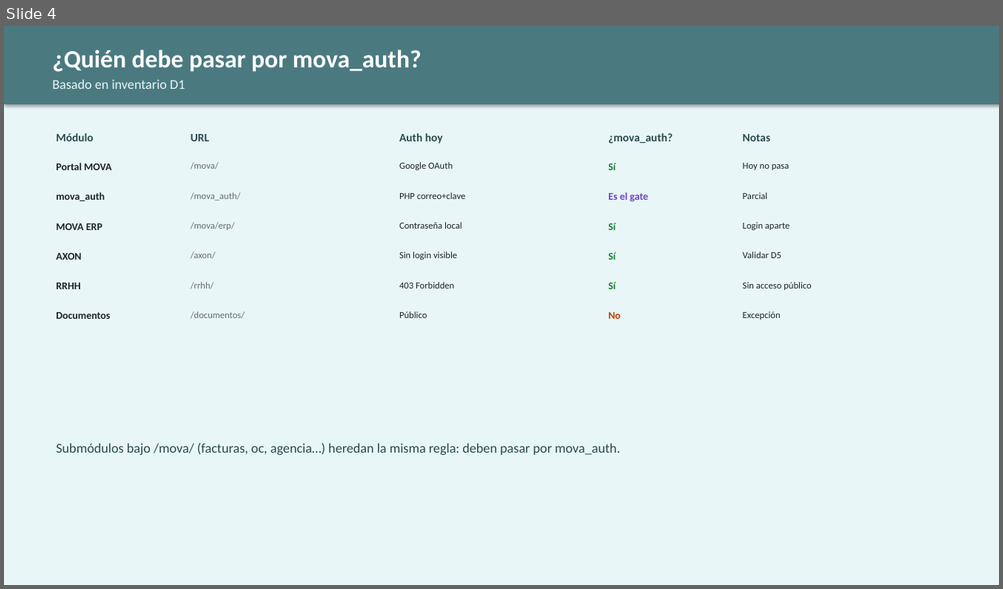
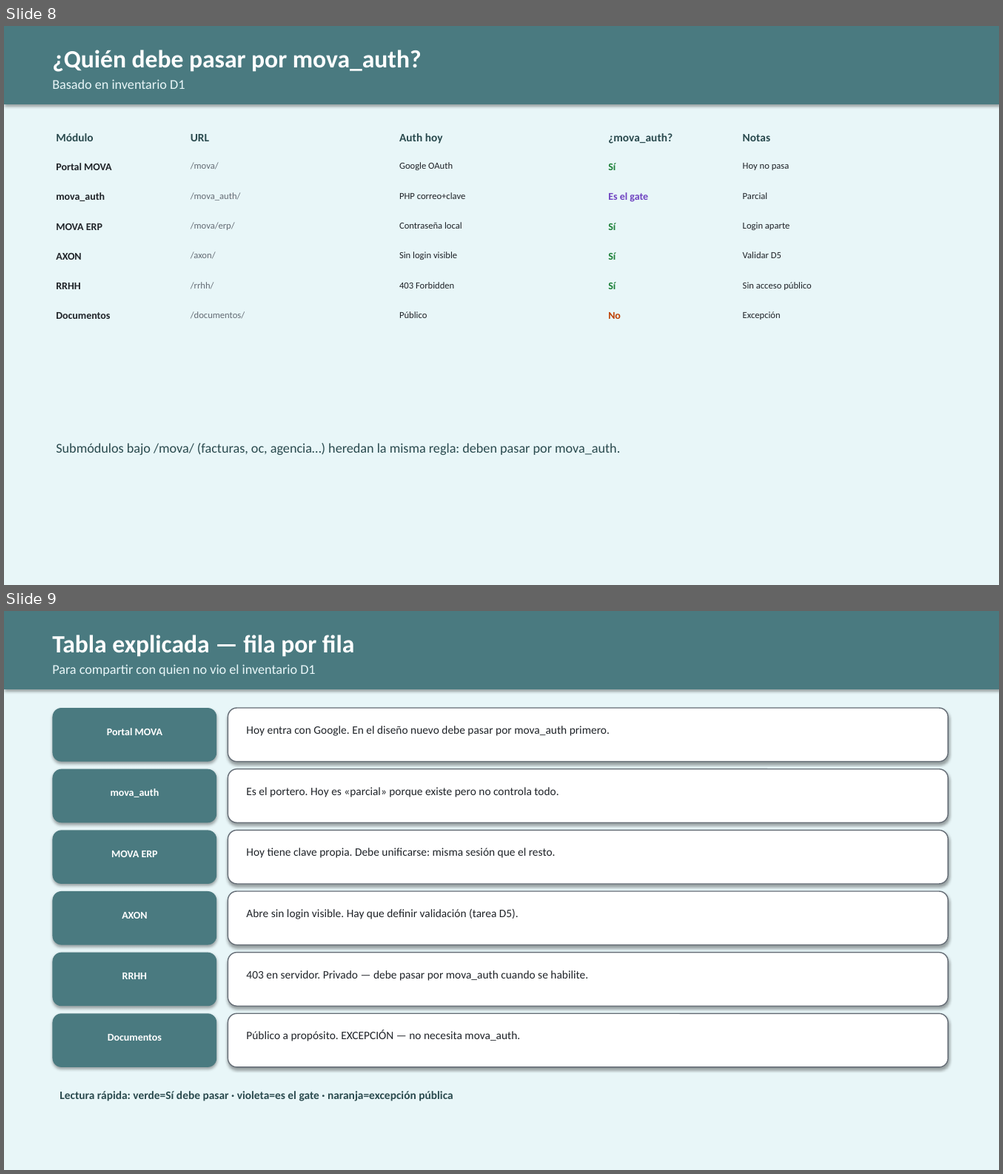
Before and after one commit to JosefaOgalde/organizacion, a slide deck: index/clientes/mkof/MOVA-D2-Reglas-mova_auth.pptx. Shown one above the other, each under a label of ours: slide 4 before the commit, slides 8 and 9 after it. The pictures are 1003x589 and 1003x1174 pixels, drawn with LibreOffice and Linux fonts; fonts in the diff are those of the drawing. Boxes give left, top, right and bottom in pixels: in the first picture for what was removed or moved away, otherwise in the second. Text is boxed around its words. In the diff, an @@ line names an element or a change of style, - is before the commit and + after.

```diff
--- a/index/clientes/mkof/MOVA-D2-Reglas-mova_auth.pptx
+++ b/index/clientes/mkof/MOVA-D2-Reglas-mova_auth.pptx
@@ slide 9 added at box(4, 611, 999, 1170), background #E8F6F8 @@
@@ rectangle added at box(4, 611, 999, 689), fill #4A7A80 @@
@@ text added at box(52, 635, 354, 657), 24 pt, text #FFFFFF, bold @@
+Tabla explicada — fila por fila
@@ text added at box(52, 664, 315, 676), 13 pt, text #E8F6F8 @@
+Para compartir con quien no vio el inventario D1
@@ rounded rectangle added at box(53, 708, 216, 762), fill #4A7A80 @@
@@ rounded rectangle added at box(227, 708, 948, 762), fill #FFFFFF, outline #656D76 1 pt @@
@@ text added at box(107, 728, 162, 735), 10 pt, text #FFFFFF, bold @@
+Portal MOVA
@@ text added at box(246, 726, 609, 736), 11 pt, text #1F2328 @@
+Hoy entra con Google. En el diseño nuevo debe pasar por mova_auth primero.
@@ rounded rectangle added at box(53, 769, 216, 823), fill #4A7A80 @@
@@ rounded rectangle added at box(227, 769, 948, 823), fill #FFFFFF, outline #656D76 1 pt @@
@@ text added at box(246, 787, 558, 797), 11 pt, text #1F2328 @@
+Es el portero. Hoy es «parcial» porque existe pero no controla todo.
@@ text added at box(111, 789, 159, 797), 10 pt, text #FFFFFF, bold @@
+mova_auth
@@ rounded rectangle added at box(53, 830, 216, 884), fill #4A7A80 @@
@@ rounded rectangle added at box(227, 830, 948, 884), fill #FFFFFF, outline #656D76 1 pt @@
@@ text added at box(111, 851, 158, 857), 10 pt, text #FFFFFF, bold @@
+MOVA ERP
@@ text added at box(246, 848, 555, 858), 11 pt, text #1F2328 @@
+Hoy tiene clave propia. Debe unificarse: misma sesión que el resto.
@@ rounded rectangle added at box(53, 891, 216, 945), fill #4A7A80 @@
@@ rounded rectangle added at box(227, 891, 948, 945), fill #FFFFFF, outline #656D76 1 pt @@
@@ text added at box(122, 912, 147, 919), 10 pt, text #FFFFFF, bold @@
+AXON
@@ text added at box(246, 909, 518, 920), 11 pt, text #1F2328 @@
+Abre sin login visible. Hay que definir validación (tarea D5).
@@ rounded rectangle added at box(53, 953, 216, 1006), fill #4A7A80 @@
@@ rounded rectangle added at box(227, 953, 948, 1006), fill #FFFFFF, outline #656D76 1 pt @@
@@ text added at box(122, 973, 147, 980), 10 pt, text #FFFFFF, bold @@
+RRHH
@@ text added at box(246, 971, 588, 981), 11 pt, text #1F2328 @@
+403 en servidor. Privado — debe pasar por mova_auth cuando se habilite.
@@ rounded rectangle added at box(53, 1014, 216, 1068), fill #4A7A80 @@
@@ rounded rectangle added at box(227, 1014, 948, 1068), fill #FFFFFF, outline #656D76 1 pt @@
@@ text added at box(246, 1030, 520, 1042), 11 pt, text #1F2328 @@
+Público a propósito. EXCEPCIÓN — no necesita mova_auth.
@@ text added at box(108, 1034, 162, 1041), 10 pt, text #FFFFFF, bold @@
+Documentos
@@ text added at box(60, 1091, 452, 1102), 11 pt, text #2A4A4E, bold @@
+Lectura rápida: verde=Sí debe pasar · violeta=es el gate · naranja=excepción pública
@@ what was slide 4 is now slide 8 @@
```
Also in this commit, not shown: 6 other slides added, 4 other files.
